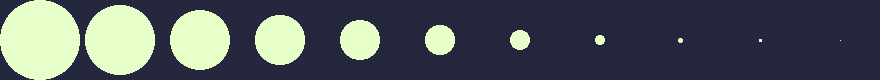
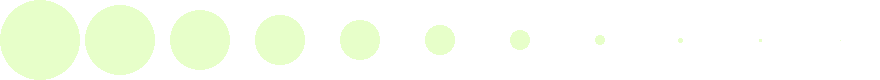
Layered file, before and after one edit (880 × 80). Changes by layer:
hid "bg copy 10" over [800, 0, 880, 80]
hid "bg copy 9" over [720, 0, 800, 80]
hid "bg copy 8" over [640, 0, 720, 80]
hid "bg copy 7" over [560, 0, 640, 80]
hid "bg copy 6" over [480, 0, 560, 80]
hid "bg copy 5" over [400, 0, 480, 80]
hid "bg copy 4" over [320, 0, 400, 80]
hid "bg copy 3" over [240, 0, 320, 80]
hid "bg copy 2" over [160, 0, 240, 80]
hid "bg copy" over [80, 0, 160, 80]
hid "bg" (1st of 2, in "huge") over [0, 0, 80, 80]
